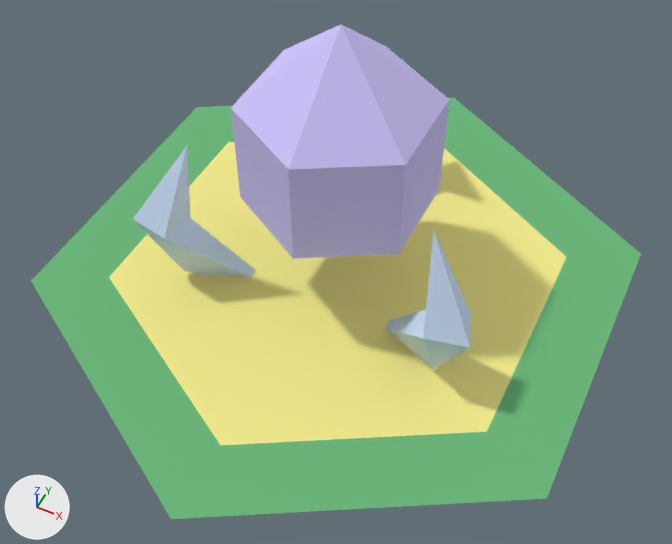
Before and after pictures for a commit that changed the Blender file automancy/models/tiles/basic/files/prism.blend.
Rendered twice from a camera (50 mm lens) standing at (0.9, -1.84, 2.26) and looking at (0.08, -0.2, 0.22). Arrows for +X, +Y and +Z are at lower left; the lights stay in place.

The older version as bpy lines, for what is in view:
```python
me_cube = bpy.data.meshes.new('Cube')
me_cube.from_pydata(...)  # 21 vertices, 30 faces; spans x -0.849..0.12, y -0.188..0.905, z -0.323..0.323
me_cube.materials.append(mat_material)  # blue #d1e5ff
me_cylinder_004 = bpy.data.meshes.new('Cylinder.004')
me_cylinder_004.from_pydata([(0.0, 0.75, 0.0), (0.65, 0.38, 0.0), (0.65, -0.38, 0.0), (0.0, -0.75, 0.0), (-0.65, -0.38, 0.0), (-0.65, 0.38, 0.0)], [], [(1, 0, 5, 4, 3, 2)])
me_cylinder_004.materials.append(mat_material_004)  # yellow #f5ed8e
me_cylinder_007 = bpy.data.meshes.new('Cylinder.007')
me_cylinder_007.from_pydata(...)  # 12 vertices, 6 faces; spans x -0.87..0.87, y -1.0..1.0, z 0.0
me_cylinder_007.materials.append(mat_material_005)  # green #6eb97c
ob_0_base = bpy.data.objects.new('0-base', me_cylinder_007)
ob_0_base.location = (0.0, 0.0, 0.0)
ob_1_top = bpy.data.objects.new('1-top', me_cylinder_004)
ob_1_top.location = (0.0, 0.0, 0.0)
ob_cube = bpy.data.objects.new('Cube', me_cube)
ob_cube.location = (0.368, -0.201, 0.22)
ob_cube.rotation_euler = (0.0, 0.0, 0.524)  # degrees (0, 0, 30)
# also in view: '2-prism' at (0.0, 0.0, 0.5)
```
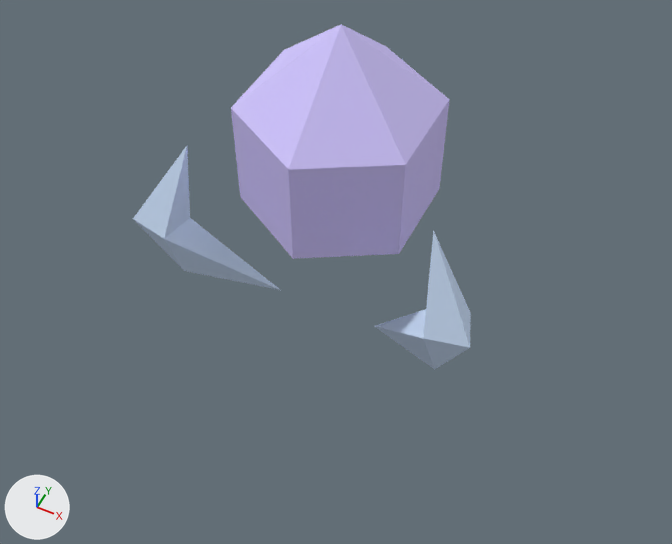
Boxes [x1, y1, x2, y2] around the edits, measured in the pictures (672 x 544 px):
'0-base', deleted (green)
    before: [31, 97, 641, 519]
'1-top', deleted (yellow)
    before: [109, 142, 566, 445]

The change, as a list of edits to the scene's bpy script:
```text
Remove ob_1_top:
    ob_1_top = bpy.data.objects.new('1-top', me_cylinder_004)
    ob_1_top.location = (0.0, 0.0, 0.0)
Remove ob_0_base:
    ob_0_base = bpy.data.objects.new('0-base', me_cylinder_007)
    ob_0_base.location = (0.0, 0.0, 0.0)
```
